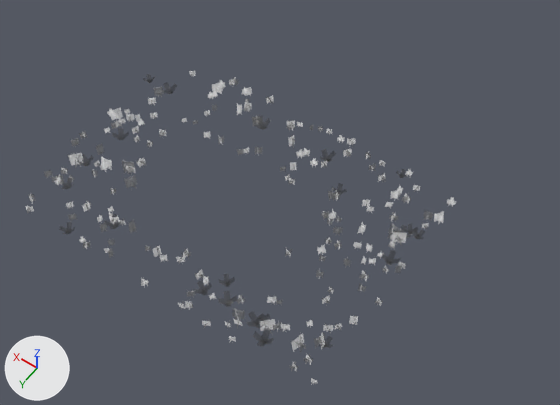
The FBX model Assets/Dravio/Environment/Models/SM_ENV_Cover_Edges.fbx: old version first, new version second.
One viewpoint serves both versions: a 50 mm camera at (-26.6, 28.8, 50.1) aimed at (-4.1, -2.8, 0.5). Lighting does not change. The marker at lower left points along +X, +Y and +Z. The first picture is the older version. Where no turn or scale is listed for an object, it has been applied to the vertices.

In view in the first picture: 'SM_ENV_Cover_Edges'.
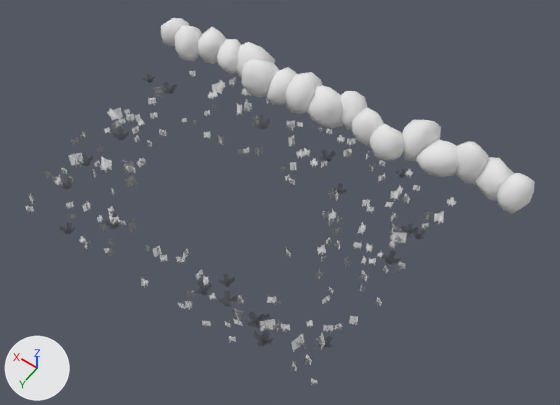
Pixel boxes [x1, y1, x2, y2] of what changed, in the pictures (560 x 405 px):
'SM_ENV_Cover_Edges', reshaped (18% wider, 16% taller)
    before: [26, 70, 456, 385]
    after: [26, 18, 535, 385]
part 1 of me_sm_env_cover_edges, added
    after: [161, 18, 535, 214]

Edits to the bpy script that builds the scene:
```text
Add img_t_env_propsemission_png:
    img_t_env_propsemission_png = load_image('T_ENV_PropsEmission.png', '../Textures/T_ENV_PropsEmission.png', 512, 512, 'sRGB')
Add mat_env_props:
    mat_env_props = bpy.data.materials.new('ENV_Props')
    mat_env_props.use_nodes = True; mat_env_props.node_tree.nodes.clear()
    _N = mat_env_props.node_tree.nodes; _L = mat_env_props.node_tree.links
    n0 = _N.new('ShaderNodeBsdfPrincipled'); n0.name = 'Principled BSDF'
    n0.inputs[2].default_value = 0.9  # 'Roughness'
    n0.inputs[28].default_value = 2.5  # 'Emission Strength'
    n1 = _N.new('ShaderNodeOutputMaterial'); n1.name = 'Material Output'
    n2 = _N.new('ShaderNodeTexImage'); n2.name = 'Image Texture'
    n2.image = img_t_env_propsemission_png
    _L.new(n2.outputs[0], n0.inputs[27])  # 'Color' to 'Emission Color'
    _L.new(n0.outputs[0], n1.inputs[0])  # 'BSDF' to 'Surface'
Change me_sm_env_cover_edges:
    used by ob_sm_env_cover_edges; location = (0.0, 0.0, 0.0)
    remove me_sm_env_cover_edges.from_pydata(...)  # 2408 vertices, 602 faces; spans x -15.7..14.8, y -12.4..9.7, z 0.0..1.1
    add me_sm_env_cover_edges.from_pydata(...)  # 3122 vertices, 1962 faces; spans x -20.7..17.4, y -16.3..9.7, z 0.0..4.1
    me_sm_env_cover_edges part 1: 714 vertices added at x -20.7..17.4, y -16.3..-11.4, z 0.1..4.1
    add me_sm_env_cover_edges.materials.append(mat_env_props)
```
